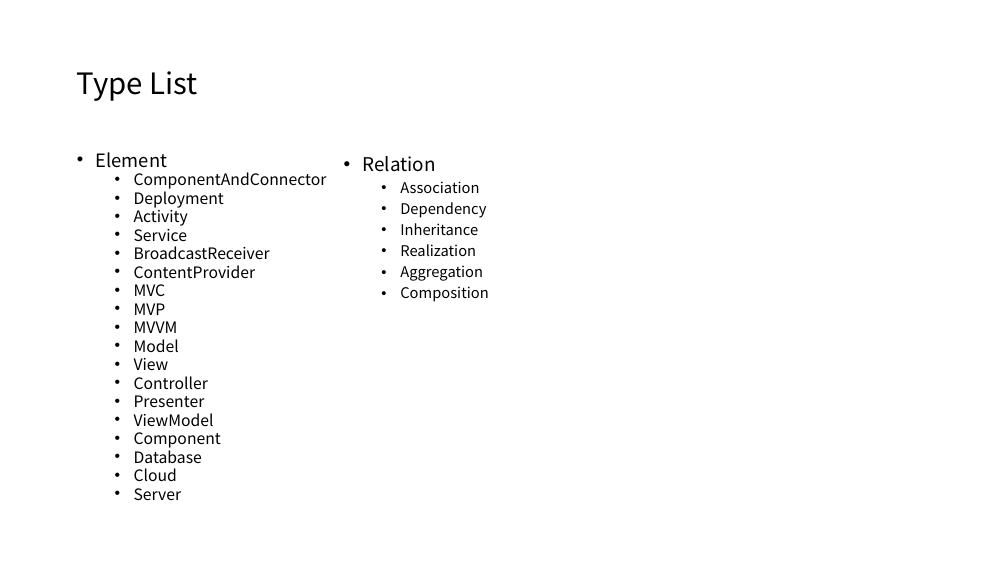
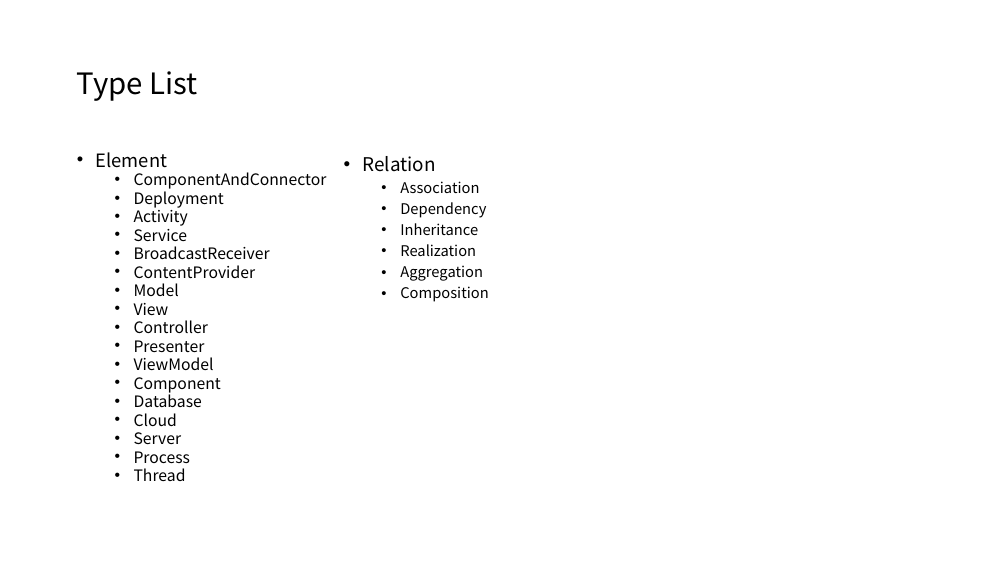
Before and after one commit to helloduk/TIL, a slide deck: slide 8 of AA/인증과제_ppt자료.pptx. Drawn at 1008x567 pixels with LibreOffice and Linux fonts; fonts in the diff are those of the drawing. Boxes give left, top, right and bottom in pixels: in the first picture for what was removed or moved away, otherwise in the second. Text is boxed around its words. In the diff, an @@ line names an element or a change of style, - is before the commit and + after.

```diff
--- a/AA/인증과제_ppt자료.pptx
+++ b/AA/인증과제_ppt자료.pptx
@@ text at bbox=[134, 284, 178, 333]: paragraphs removed @@
-  • MVC
-  • MVP
-  • MVVM
@@ text at bbox=[134, 451, 191, 481]: paragraphs added @@
+  • Process
+  • Thread
```
Also in this commit, not shown: 3 slides added, 1 slide removed, 4 other files.
